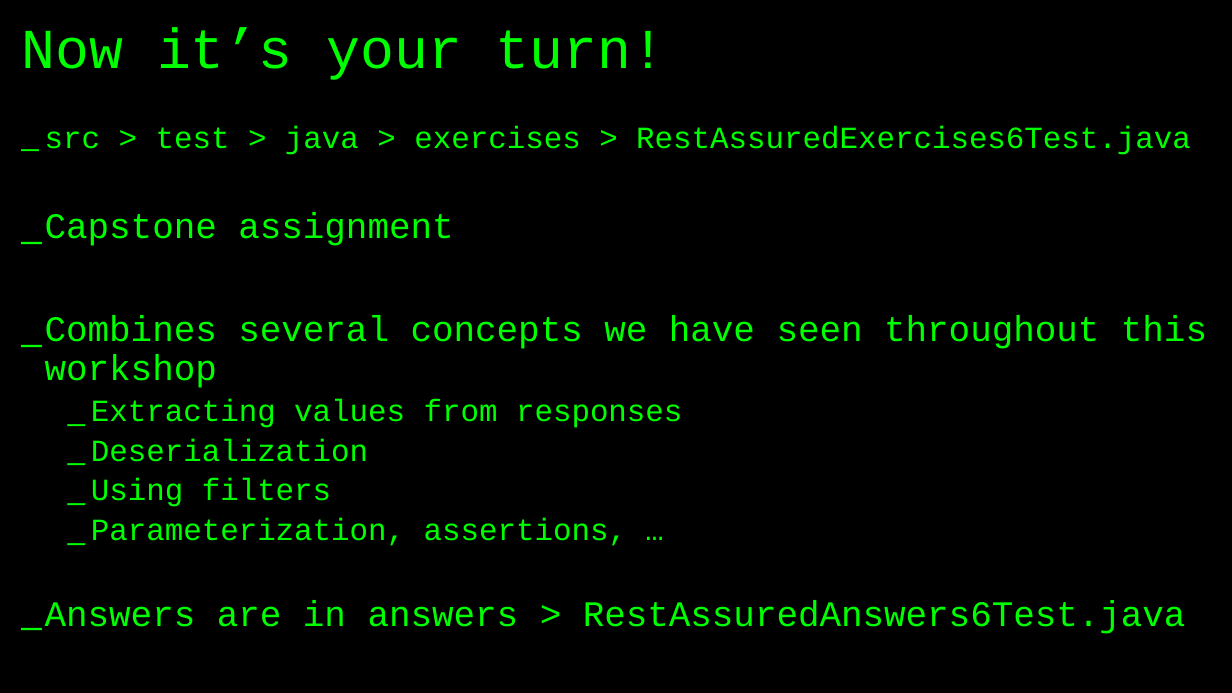
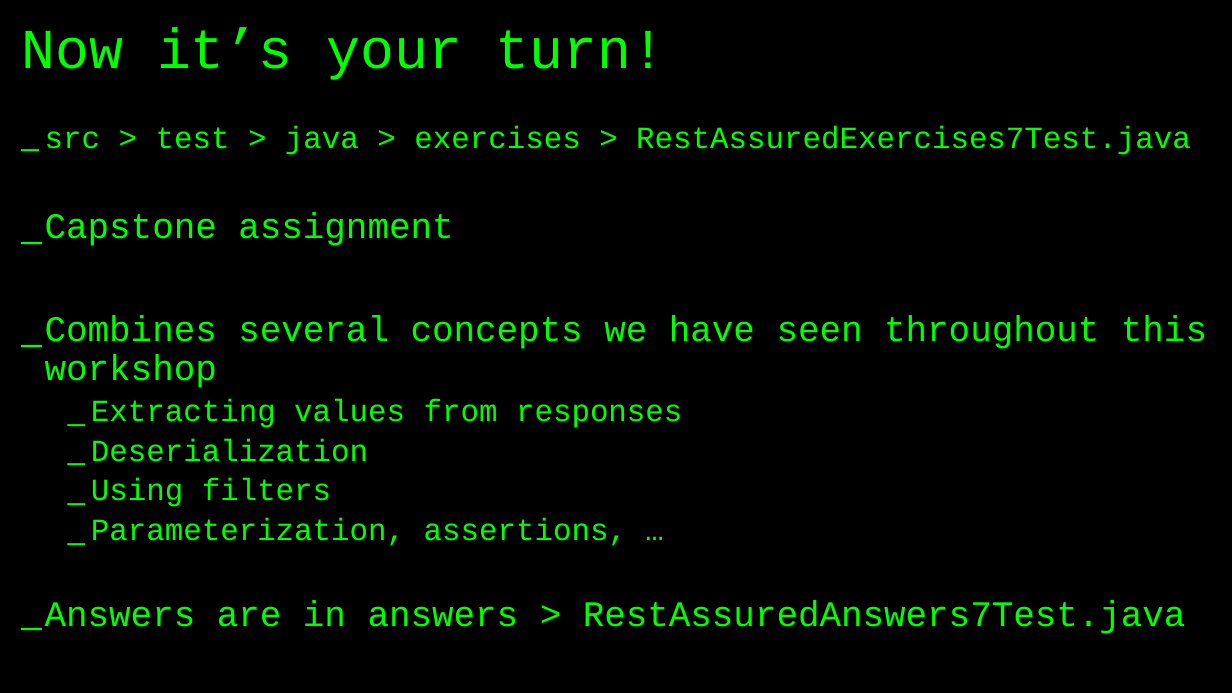
Before and after one commit to basdijkstra/rest-assured-workshop, a slide deck: slide 78 of RestAssuredWorkshop.pptx (slide 70 before the commit). Drawn at 1232x693 pixels with LibreOffice and Linux fonts; fonts in the diff are those of the drawing. Boxes give left, top, right and bottom in pixels: in the first picture for what was removed or moved away, otherwise in the second. Text is boxed around its words. In the diff, an @@ line names an element or a change of style, - is before the commit and + after.

```diff
--- a/RestAssuredWorkshop.pptx
+++ b/RestAssuredWorkshop.pptx
@@ text at (x1=45, y1=126, x2=1191, y2=155): text changed @@
-_ src > test > java > exercises > RestAssuredExercises6Test.java
+_ src > test > java > exercises > RestAssuredExercises7Test.java
@@ text at (x1=45, y1=601, x2=1186, y2=634): text changed @@
-_ Answers are in answers > RestAssuredAnswers6Test.java
+_ Answers are in answers > RestAssuredAnswers7Test.java
```
Also in this commit, not shown: 13 other slides changed, 8 slides added, 1 slide removed, 2 other files.
